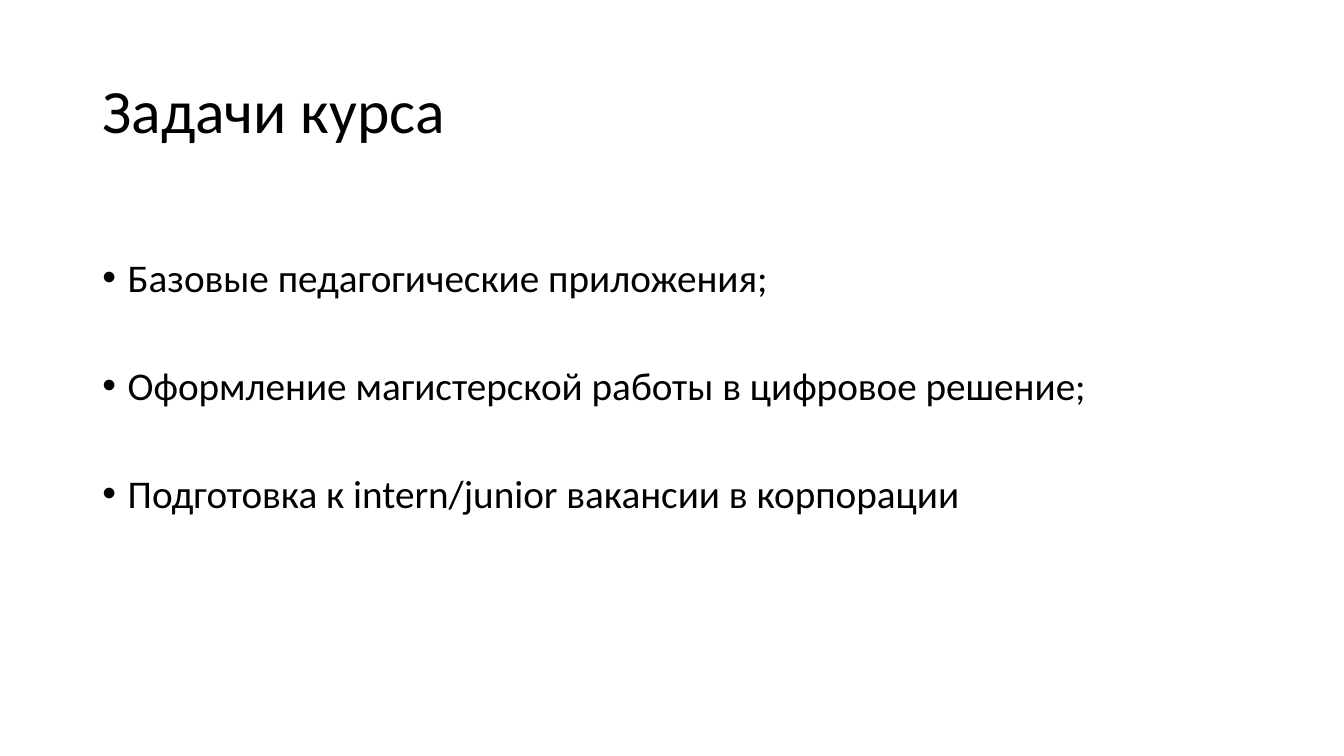
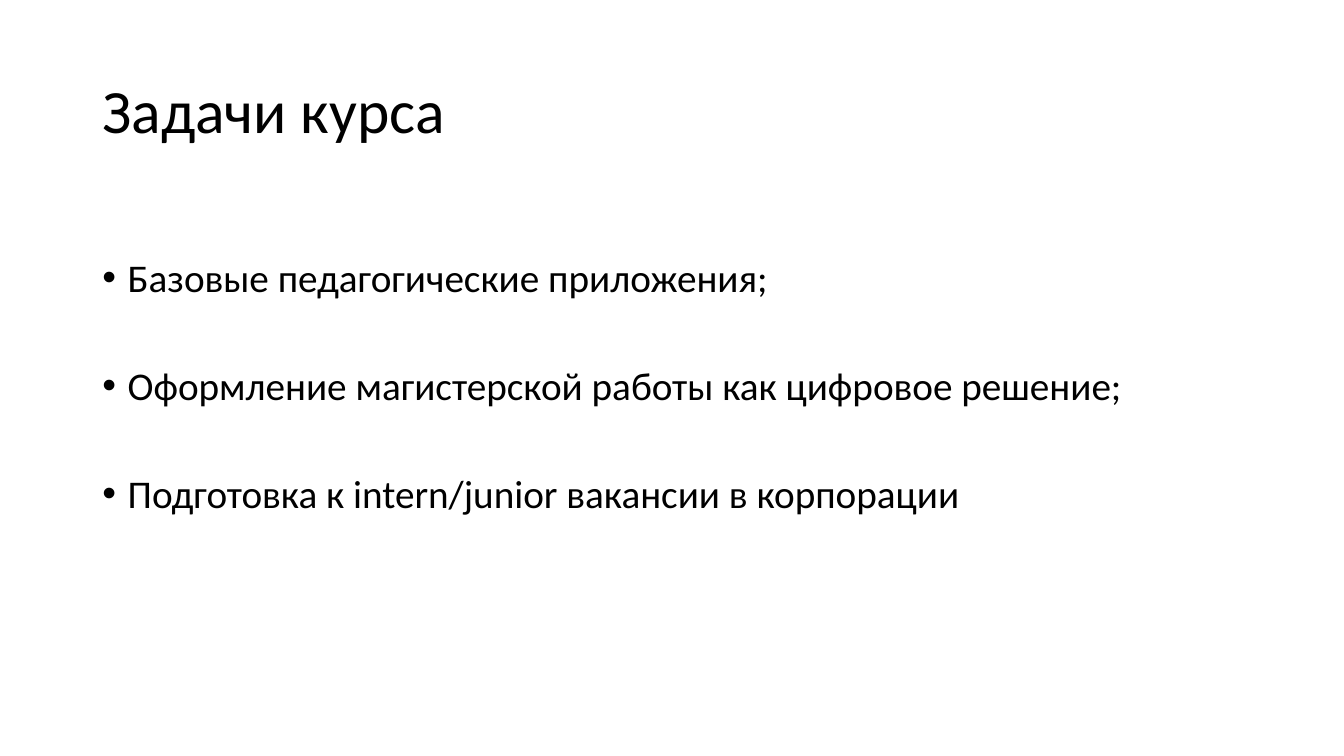
Before and after one commit to PedagogicEducationMIPT/Presentations, a slide deck: slide 3 of intro/Введение.pptx. Drawn at 1344x756 pixels with LibreOffice and Linux fonts; fonts in the diff are those of the drawing. Boxes give left, top, right and bottom in pixels: in the first picture for what was removed or moved away, otherwise in the second. Text is boxed around its words. In the diff, an @@ line names an element or a change of style, - is before the commit and + after.

```diff
--- a/intro/Введение.pptx
+++ b/intro/Введение.pptx
@@ text at (128, 373, 1121, 407): text changed @@
-• Оформление магистерской работы в цифровое решение;
+• Оформление магистерской работы как цифровое решение;
```
Also in this commit, not shown: 5 other slides changed, 1 slide added, 43 other files.
